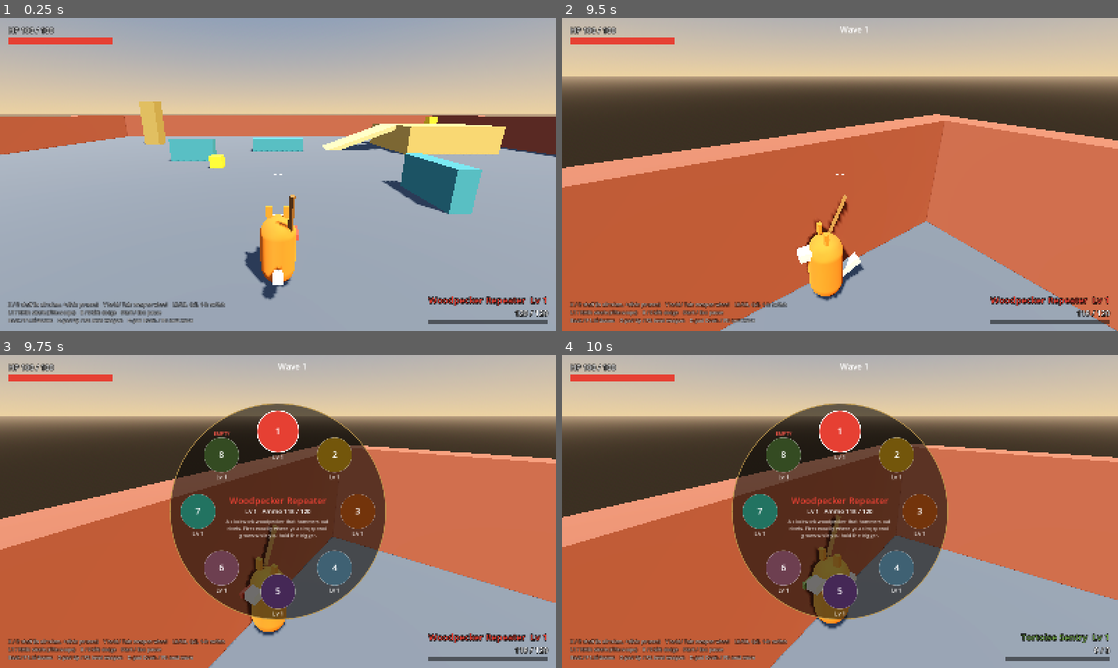
Above: before the commit, frames 1-4 (two rows, left to right).
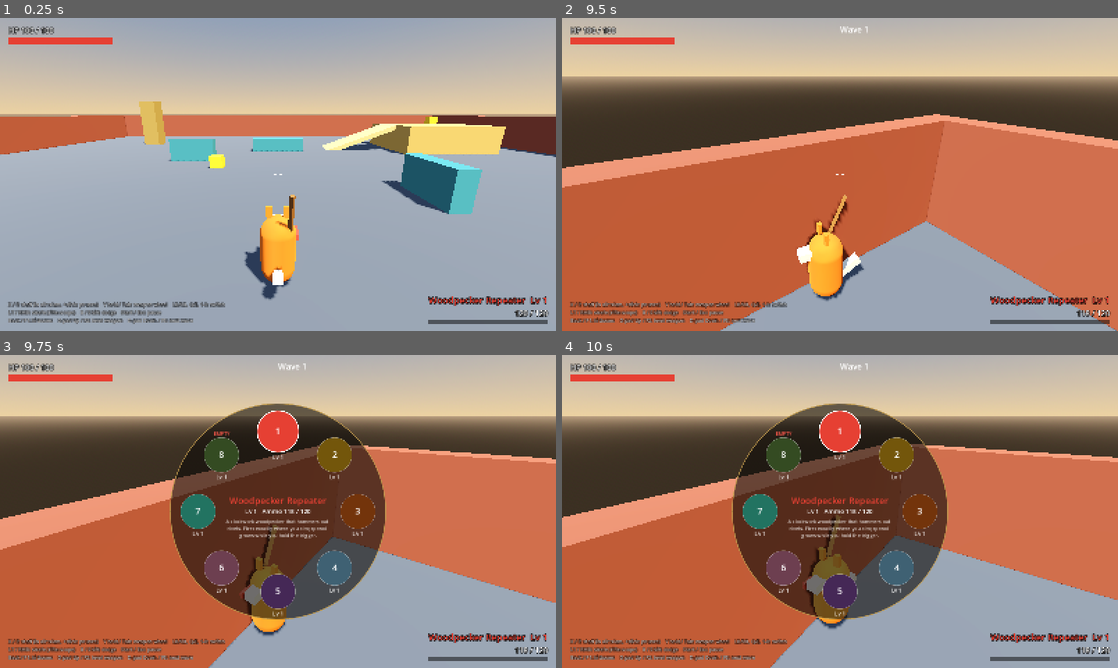
Above: after the commit, the same moments.

Repository: ArcticGizmo/project-fox
Game: Godot game, scene res://scenes/main.tscn
Same seed, same stepped clock (60 frames per second), same inputs: the game is played once before the commit and once after it.
Inputs (mouse positions are in pixels of both pictures, inside the frame that each line leads up to):
- Up to frame 1 (0.25 s): no input
- Up to frame 2 (9.5 s): tap Enter (ui_accept) at 0.5 s; move the mouse to (962, 158) at 0.52 s; hold D (move_right) 0.53-1.28 s; tap E (weapon_next) at 0.6, 1.55, 3.05, 4.55, 6.05, 7.55, 8.1, 9.05 s; click (962, 158) at 0.67 s; tap Space (jump) at 0.77, 1.52, 3.02, 3.77, 4.52, 6.02, 6.77, 7.52, 9.02 s; tap Q (weapon_prev) at 0.8, 1.35, 2.3, 3.8, 5.3, 6.8, 8.3, 8.85 s; move the mouse to (812, 174) at 1.27 s; hold W (move_forward) 1.28-5.78 s; click (812, 174) at 1.42 s; move the mouse to (851, 168) at 2.02 s; tap Shift (dodge) at 2.1 s; click (851, 168) at 2.17 s; move the mouse to (834, 180) at 2.77 s; click (834, 180) at 2.85 s; move the mouse to (878, 177) at 3.52 s; tap Down (look_down) at 3.6 s; click (878, 177) at 3.67 s; move the mouse to (795, 171) at 4.27 s; tap Left (look_left) at 4.35 s; click (795, 171) at 4.42 s; move the mouse to (845, 174) at 5.02 s; tap Right (look_right) at 5.1 s; click (845, 174) at 5.17 s; move the mouse to (817, 168) at 5.77 s; hold D (move_right) 5.78-6.53 s; tap Up (look_up) at 5.85 s; click (817, 168) at 5.92 s; move the mouse to (867, 174) at 6.52 s; hold W (move_forward) 6.53-8.78 s; tap F (melee) at 6.6 s; click (867, 174) at 6.67 s; move the mouse to (812, 174) at 7.27 s; right-click (812, 174) at 7.35 s; click (812, 174) at 7.42 s; move the mouse to (851, 168) at 8.02 s; click (851, 168) at 8.17 s; move the mouse to (834, 180) at 8.77 s; hold A (move_left) from 8.78 s (still down); click (834, 180) at 8.92 s
- Up to frame 3 (9.75 s): move the mouse to (316, 514) at 9.52 s; release A (move_left) at 9.53 s; hold W (move_forward) from 9.53 s (still down); hold Tab (weapon_wheel) from 9.53 s (still down); click (316, 514) at 9.67 s
- Up to frame 4 (10 s): keep holding W (move_forward); keep holding Tab (weapon_wheel); tap Space (jump) at 9.77 s; tap Q (weapon_prev) at 9.8 s

Frames 1-3 are identical in both runs. In frame 4, 0.5% of the frame differs, in the area x 43-99%, y 70-98%.

Commit message:
Add pages to the weapon wheel
The wheel shows up to 8 weapons per page. While it is open, LB/RB (Q/E)
flip pages instead of cycling weapons, with a page indicator under the
ring. It opens on the page holding the current weapon, and number keys
1-8 select from the page last viewed.

Co-Authored-By: Claude Opus 5.5 <noreply@anthropic.com>

Diff:
--- a/scripts/player/player.gd
+++ b/scripts/player/player.gd
@@ -30,6 +30,7 @@
 const RESPAWN_DELAY := 1.5
 const KILL_PLANE_Y := -20.0
 const WHEEL_SLOWMO := &"weapon_wheel"
+const WHEEL_PAGE_SIZE := 8
 
 @export var tuning: PlayerTuning
 @export var weapon_paths: Array[String] = DEFAULT_WEAPONS
@@ -56,6 +57,8 @@
 var is_dead: bool = false
 var wheel_open: bool = false
 var wheel_highlight: int = 0
+## Page of WHEEL_PAGE_SIZE weapons shown on the wheel; number keys use it too.
+var wheel_page: int = 0
 var _wheel_cursor: Vector2 = Vector2.ZERO
 
 var _coyote: float = 0.0
@@ -501,6 +504,7 @@
 	if input.wheel_held and not wheel_open and not weapons.is_empty():
 		wheel_open = true
 		wheel_highlight = current_weapon_index
+		wheel_page = page_of(current_weapon_index)
 		_wheel_cursor = Vector2.ZERO
 		GameFeel.set_slowmo(WHEEL_SLOWMO, tuning.wheel_time_scale)
 		wheel_toggled.emit(true)
@@ -508,11 +512,31 @@
 		close_wheel(true)
 	if not wheel_open:
 		return
+	# LB/RB flip pages while open (and must not also cycle weapons).
+	if input.weapon_next or input.weapon_prev:
+		var pages := wheel_page_count()
+		wheel_page = (wheel_page + (1 if input.weapon_next else pages - 1)) % pages
+		wheel_highlight = mini(wheel_page * WHEEL_PAGE_SIZE + (wheel_highlight % WHEEL_PAGE_SIZE), weapons.size() - 1)
+		input.weapon_next = false
+		input.weapon_prev = false
+	var slots := wheel_page_slots(wheel_page)
 	_wheel_cursor = (_wheel_cursor + input.mouse_look).limit_length(tuning.wheel_mouse_threshold * 3.0)
 	if input.look.length() >= tuning.wheel_stick_threshold:
-		wheel_highlight = WeaponWheel.index_for_direction(input.look, weapons.size())
+		wheel_highlight = wheel_page * WHEEL_PAGE_SIZE + WeaponWheel.index_for_direction(input.look, slots)
 	elif _wheel_cursor.length() >= tuning.wheel_mouse_threshold:
-		wheel_highlight = WeaponWheel.index_for_direction(_wheel_cursor, weapons.size())
+		wheel_highlight = wheel_page * WHEEL_PAGE_SIZE + WeaponWheel.index_for_direction(_wheel_cursor, slots)
+
+
+func wheel_page_count() -> int:
+	return maxi(1, ceili(float(weapons.size()) / WHEEL_PAGE_SIZE))
+
+
+func wheel_page_slots(page: int) -> int:
+	return clampi(weapons.size() - page * WHEEL_PAGE_SIZE, 0, WHEEL_PAGE_SIZE)
+
+
+func page_of(index: int) -> int:
+	return floori(float(index) / WHEEL_PAGE_SIZE)
 
 
 func close_wheel(equip: bool) -> void:
@@ -533,8 +557,10 @@
 func _handle_weapon_switch() -> void:
 	if weapons.is_empty():
 		return
-	if input.weapon_slot >= 0 and input.weapon_slot < weapons.size():
-		_select_weapon(input.weapon_slot)
+	# Number keys pick from the wheel page last viewed.
+	var slot := wheel_page * WHEEL_PAGE_SIZE + input.weapon_slot
+	if input.weapon_slot >= 0 and slot < weapons.size():
+		_select_weapon(slot)
 	elif input.weapon_next:
 		_select_weapon((current_weapon_index + 1) % weapons.size())
 	elif input.weapon_prev:
--- a/scripts/ui/weapon_wheel.gd
+++ b/scripts/ui/weapon_wheel.gd
@@ -44,16 +44,24 @@
 		return
 	var font := ThemeDB.fallback_font
 	var c := size * 0.5
-	var n := player.weapons.size()
+	var page := player.wheel_page
+	var first := page * Player.WHEEL_PAGE_SIZE
+	var n := player.wheel_page_slots(page)
 	draw_circle(c, BACKDROP_RADIUS, Color(0.05, 0.04, 0.03, 0.6))
 	draw_arc(c, BACKDROP_RADIUS, 0.0, TAU, 96, Color(0.75, 0.6, 0.3, 0.8), 3.0, true)
+	var pages := player.wheel_page_count()
+	if pages > 1:
+		var dots := ""
+		for p: int in pages:
+			dots += "●" if p == page else "○"
+		draw_string(font, c + Vector2(-150, BACKDROP_RADIUS + 34), "LB  %s  RB" % dots, HORIZONTAL_ALIGNMENT_CENTER, 300, 22, Color(1, 0.85, 0.4))
 
 	var hl := player.wheel_highlight
 
 	for i: int in n:
-		var w := player.weapons[i]
+		var w := player.weapons[first + i]
 		var pos := c + slot_direction(i, n) * RADIUS
-		var selected := i == hl
+		var selected := first + i == hl
 		var r := SLOT_RADIUS * (1.2 if selected else 1.0)
 		var fill := w.data.color if selected else w.data.color.darkened(0.55)
 		draw_circle(pos, r, fill)
--- a/tests/unit/test_wheel.gd
+++ b/tests/unit/test_wheel.gd
@@ -69,6 +69,38 @@
 	assert_eq(player.current_weapon_index, 4, "equipped")
 
 
+func test_pages_flip_with_shoulder_buttons_and_number_keys_follow() -> void:
+	var big_pad := ScriptedInputProvider.new()
+	var big := Player.new()
+	var paths: Array[String] = []
+	paths.assign(Player.DEFAULT_WEAPONS)
+	while paths.size() < 10:
+		paths.append(Player.DEFAULT_WEAPONS[0])
+	big.weapon_paths = paths
+	big.input_provider = big_pad
+	big.position = Vector3(5, 0.05, 0)
+	add_child(big)
+	await wait_frames(3)
+	assert_eq(big.wheel_page_count(), 2, "10 weapons = 2 pages")
+	assert_eq(big.wheel_page_slots(1), 2, "second page holds the rest")
+	big_pad.next.wheel_held = true
+	await wait_frames(2)
+	big_pad.next.weapon_next = true
+	await wait_frames(2)
+	assert_eq(big.wheel_page, 1, "RB flips to page 2")
+	assert_eq(big.current_weapon_index, 0, "flipping pages does not cycle weapons")
+	big_pad.next.look = Vector2(0, 1)
+	await wait_frames(2)
+	assert_eq(big.wheel_highlight, 9, "down on a 2-slot page is its second slot")
+	big_pad.next.look = Vector2.ZERO
+	big_pad.next.wheel_held = false
+	await wait_frames(2)
+	assert_eq(big.current_weapon_index, 9, "equipped from page 2")
+	big_pad.next.weapon_slot = 0
+	await wait_frames(2)
+	assert_eq(big.current_weapon_index, 8, "number key 1 maps onto the current page")
+
+
 func test_cannot_fire_with_wheel_open_and_death_closes_it() -> void:
 	var w := player.current_weapon()
 	var ammo := w.ammo
